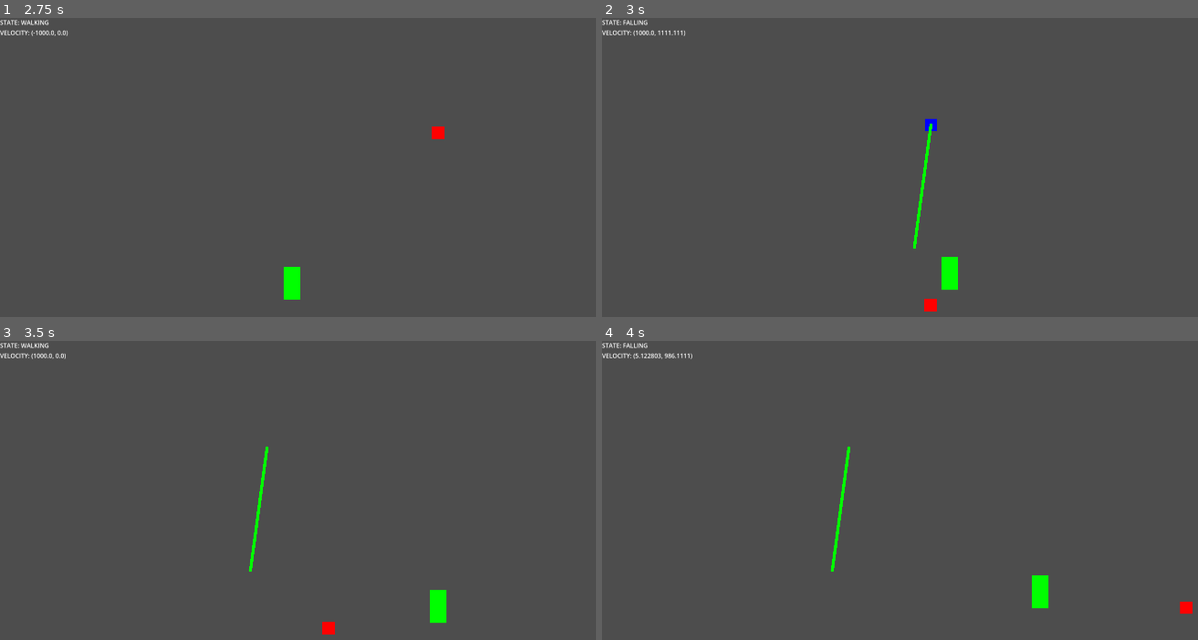
Above: before the commit, frames 1-4 (two rows, left to right).
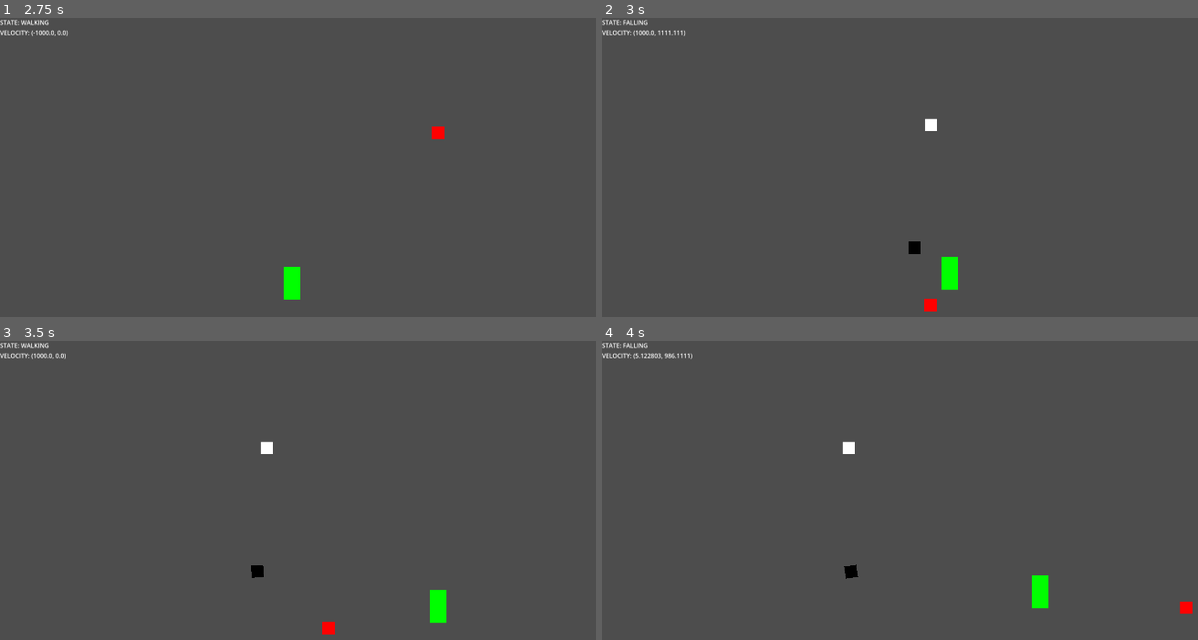
Above: after the commit, the same moments.

Repository: JeriamJito/ProjectWild
Game: Godot game, scene res://stage.tscn
Same seed, same stepped clock (60 frames per second), same inputs: the game is played once before the commit and once after it.
Inputs (mouse positions are in pixels of both pictures, inside the frame that each line leads up to):
- Up to frame 1 (2.75 s): tap Enter at 0.5 s; move the mouse to (524, 203) at 0.52 s; hold D (move_right) 0.53-2.03 s; click (524, 203) at 0.6 s; tap Space (jump) at 0.77, 1.52 s; move the mouse to (220, 242) at 1.27 s; click (220, 242) at 1.35 s; move the mouse to (441, 131) at 2.02 s; hold A (move_left) from 2.03 s (still down); click (441, 131) at 2.1 s
- Up to frame 2 (3 s): tap Space (jump) at 2.75 s; move the mouse to (929, 305) at 2.77 s; release A (move_left) at 2.78 s; hold D (move_right) from 2.78 s (still down); click (929, 305) at 2.85 s
- Up to frame 3 (3.5 s): keep holding D (move_right); tap Space (jump) at 3.02 s
- Up to frame 4 (4 s): keep holding D (move_right); move the mouse to (1186, 607) at 3.52 s; click (1186, 607) at 3.6 s; tap Space (jump) at 3.77 s

Frame 1 is identical in both runs. In frame 2, 0.4% of the frame differs, in the area x 51-57%, y 33-79%; in frame 3, 0.4%; in frame 4, 0.4%, in the area x 38-44%, y 33-80%.

Commit message:
(refactor) whip line now uses physics bodies

Diff:
--- a/components/whip.gd
+++ b/components/whip.gd
@@ -6,11 +6,12 @@
 @onready var parent : Actor = get_parent()
 
 const WHIP_LINE = preload("res://player/whip_line.tscn")
-const GRAPPLE_RESET := Vector2(-1, 999999)
+const GRAPPLE_RESET := Vector2(-1, 999999) # x = index, y = distance
 signal set_grapple_point
 
 var _in_use := false
-var grapple_point := GRAPPLE_RESET # x = index, y = distance
+var _rope : Rope
+var grapple_point := GRAPPLE_RESET
 
 func _process(_delta: float) -> void:
 	grapple_point = get_valid_grapple_point()
@@ -20,13 +21,15 @@
 func _physics_process(_delta: float) -> void:
 	if _in_use or not has_grapple_point():
 		return
+
 	if Input.is_action_just_pressed("whip_use"):
 		var grapple_points : Array = get_tree().get_nodes_in_group("WhipTarget")
 		var test_point : Node2D = grapple_points[grapple_point.x]
-		var rope := WHIP_LINE.instantiate()
-		rope.set_point_position(0, test_point.global_position)
-		rope.set_point_position(1, parent.global_position)
-		get_tree().root.add_child(rope)
+		_rope = WHIP_LINE.instantiate()
+		get_tree().root.add_child(_rope)
+		_rope.create_rope(test_point.global_position, parent.global_position)
+		_in_use = true
+
 
 func get_valid_grapple_point() -> Vector2:
 	var grapple_points : Array = get_tree().get_nodes_in_group("WhipTarget")
--- /dev/null
+++ b/player/whip_line.gd
@@ -0,0 +1,13 @@
+extends Node2D
+class_name Rope
+
+@onready var attachment_point: StaticBody2D = %AttachmentPoint
+@onready var player_point: RigidBody2D = %PlayerPoint
+
+func create_rope(start: Vector2, end: Vector2) -> void:
+	global_position = start
+	player_point.global_position = end
+	var pinjoint := PinJoint2D.new()
+	pinjoint.node_a = attachment_point.get_path()
+	pinjoint.node_b = player_point.get_path()
+	add_child(pinjoint)
--- a/player/whip_line.tscn
+++ b/player/whip_line.tscn
@@ -1,7 +1,46 @@
-[gd_scene format=3 uid="uid://cfihhix31845j"]
+[gd_scene load_steps=3 format=3 uid="uid://cfihhix31845j"]
 
-[node name="Line2D" type="Line2D"]
-points = PackedVector2Array(0, 0, 0, 11)
-default_color = Color(0, 1, 0, 1)
-begin_cap_mode = 2
-end_cap_mode = 2
+[ext_resource type="Script" uid="uid://ckmati3gn7pqj" path="res://player/whip_line.gd" id="1_44o1s"]
+
+[sub_resource type="RectangleShape2D" id="RectangleShape2D_44o1s"]
+
+[node name="WhipLine" type="Node2D"]
+script = ExtResource("1_44o1s")
+
+[node name="AttachmentPoint" type="StaticBody2D" parent="."]
+unique_name_in_owner = true
+
+[node name="ColorRect" type="ColorRect" parent="AttachmentPoint"]
+anchors_preset = 8
+anchor_left = 0.5
+anchor_top = 0.5
+anchor_right = 0.5
+anchor_bottom = 0.5
+offset_left = -20.0
+offset_top = -20.0
+offset_right = 20.0
+offset_bottom = 20.0
+grow_horizontal = 2
+grow_vertical = 2
+
+[node name="PlayerPoint" type="RigidBody2D" parent="."]
+unique_name_in_owner = true
+collision_layer = 2
+collision_mask = 0
+
+[node name="ColorRect" type="ColorRect" parent="PlayerPoint"]
+anchors_preset = 8
+anchor_left = 0.5
+anchor_top = 0.5
+anchor_right = 0.5
+anchor_bottom = 0.5
+offset_left = -20.0
+offset_top = -20.0
+offset_right = 20.0
+offset_bottom = 20.0
+grow_horizontal = 2
+grow_vertical = 2
+color = Color(0, 0, 0, 1)
+
+[node name="CollisionShape2D" type="CollisionShape2D" parent="PlayerPoint"]
+shape = SubResource("RectangleShape2D_44o1s")
Not shown, added: player/whip_line.gd.uid
